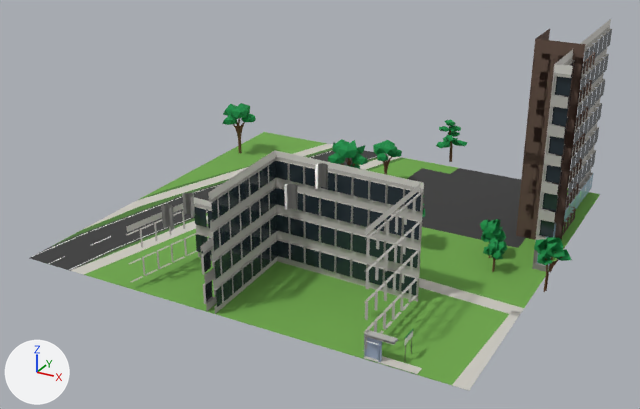
Renders of the FBX model unity/KatsushikaCampusDays/Assets/Models/Interiors/greenhouse.fbx from each side of a commit.
Both versions are drawn from a 50 mm camera at (62.0, -112.2, 62.0) aimed at (-1.3, 2.9, 4.5). Arrows for +X, +Y and +Z are at lower left; the lights stay in place. The older version comes first. Where no turn or scale is listed for an object, it has been applied to the vertices.

The first picture shows 'ext_greenhouse', 'ext_greenhouse_trees'.
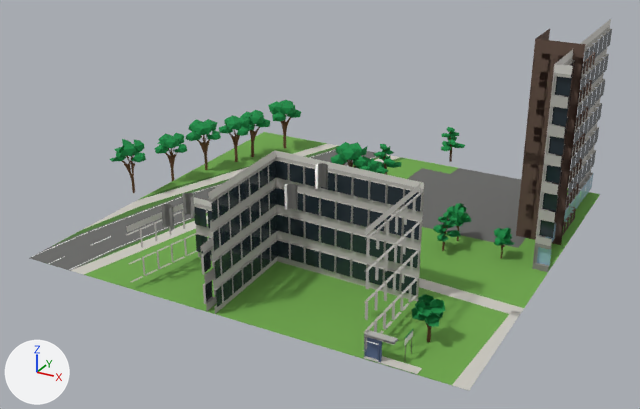
Changed parts and their boxes (x1, y1, x2, y2) in the pictures (640 x 409 px; the box of a moved part takes in the faces that stretch with it):
```json
{"object": "ext_greenhouse", "change": "recoloured", "before": [30, 132, 568, 365], "after": [30, 132, 568, 365]}
{"object": "ext_greenhouse_trees", "change": "reshaped", "before": [222, 103, 572, 292], "after": [110, 100, 514, 342], "on screen": "15% wider, 28% taller"}
{"part": 1, "of": "me_ext_greenhouse_trees", "change": "moved or reshaped", "before": [449, 125, 461, 131], "after": [449, 132, 459, 137]}
{"part": 2, "of": "me_ext_greenhouse_trees", "change": "moved or reshaped", "before": [352, 153, 368, 165], "after": [353, 155, 368, 167]}
{"part": 3, "of": "me_ext_greenhouse_trees", "change": "rebuilt", "before": [328, 152, 346, 164], "after": [331, 154, 347, 165], "on screen": "11% narrower, 8% shorter"}
{"part": 4, "of": "me_ext_greenhouse_trees", "change": "deleted", "before": [222, 103, 572, 292]}
{"part": 5, "of": "me_ext_greenhouse_trees", "change": "reshaped", "before": [345, 140, 402, 175], "after": [335, 142, 514, 258]}
{"part": 6, "of": "me_ext_greenhouse_trees", "change": "built on", "before": [241, 113, 256, 122], "after": [110, 100, 301, 193]}
{"part": 7, "of": "me_ext_greenhouse_trees", "change": "moved or reshaped", "before": [436, 135, 468, 162], "after": [441, 127, 465, 162]}
{"part": 8, "of": "me_ext_greenhouse_trees", "change": "added", "after": [412, 294, 445, 342]}
```

Scene script edits in JSON lines:
```json
{"op": "set", "path": "mat_asphalt.base_color", "old": "(0.045, 0.045, 0.045)", "new": "(0.144, 0.144, 0.138)", "note": "dark grey #3c3c3c -> dark grey #6a6a68"}
{"block": "me_ext_greenhouse_trees", "where": "# used by ob_ext_greenhouse_trees; location = (0.0, 0.0, 0.0)"}
{"op": "remove", "block": "me_ext_greenhouse_trees", "code": "me_ext_greenhouse_trees.from_pydata(...)  # 1137 vertices, 813 faces; spans x -35.9..39.7, y -2.7..45.4, z 0.0..10.6"}
{"op": "add", "block": "me_ext_greenhouse_trees", "code": "me_ext_greenhouse_trees.from_pydata(...)  # 2000 vertices, 1444 faces; spans x -41.1..29.6, y -22.0..44.5, z 0.0..10.0"}
{"block": "me_ext_greenhouse_trees", "change": "me_ext_greenhouse_trees part 1: the loose piece of 10 vertices spanning x 5.2..7.6, y 41.5..43.6, z 6.6..7.4 is turned 16.2 degrees about the z axis through its middle and scaled by 0.822, then moved by (-0.1, 0.1, -1.2)"}
{"block": "me_ext_greenhouse_trees", "change": "me_ext_greenhouse_trees part 2: the loose piece of 10 vertices spanning x -2.8..0.2, y 15.5..18.1, z 7.1..8.8 is multiplied about its middle by the matrix ((0.967, 0.039, 0.015), (-0.04, 0.967, 0.015), (-0.015, -0.016, 0.968)), then moved by (0.1, 0.1, -0.4)"}
{"block": "me_ext_greenhouse_trees", "change": "me_ext_greenhouse_trees part 3: the loose piece of 10 vertices spanning x -6.3..-3.4, y 13.8..16.6, z 7.1..8.8 is rebuilt with 10 vertices and now spans x -6.1..-3.4, y 14.5..17.1, z 6.8..8.3"}
{"block": "me_ext_greenhouse_trees", "change": "me_ext_greenhouse_trees part 4: 75 loose pieces with 730 vertices, spanning x -35.9..39.7, y -2.7..44.9, z 0.0..10.6, are deleted"}
{"block": "me_ext_greenhouse_trees", "change": "me_ext_greenhouse_trees part 5: 2 vertices moved within x -0.3..0.0, y 25.4..25.5, z 0.0..3.0; 212 vertices removed from x -4.7..2.2, y 14.9..27.9, z 0.0..8.2; 911 vertices added at x -6.1..29.6, y 2.9..27.8, z 0.0..10.0"}
{"block": "me_ext_greenhouse_trees", "change": "me_ext_greenhouse_trees part 6: 10 vertices removed from x -32.4..-29.4, y 26.1..28.7, z 6.9..8.4; 775 vertices added at x -41.1..-23.3, y -2.7..36.3, z 0.0..9.9"}
{"block": "me_ext_greenhouse_trees", "change": "me_ext_greenhouse_trees part 7: 2 vertices moved within x 5.9..6.1, y 42.3, z 0.0; 55 vertices removed from x 3.6..9.1, y 39.4..45.4, z 0.0..5.9; 89 vertices added at x 3.6..8.5, y 39.7..44.5, z 0.0..7.1"}
{"block": "me_ext_greenhouse_trees", "change": "me_ext_greenhouse_trees part 8: 95 vertices added at x 24.9..29.0, y -22.0..-17.9, z 0.0..6.5"}
{"block": "me_ext_greenhouse_trees", "change": "other edits to the shape of me_ext_greenhouse_trees do not show in these pictures"}
```
